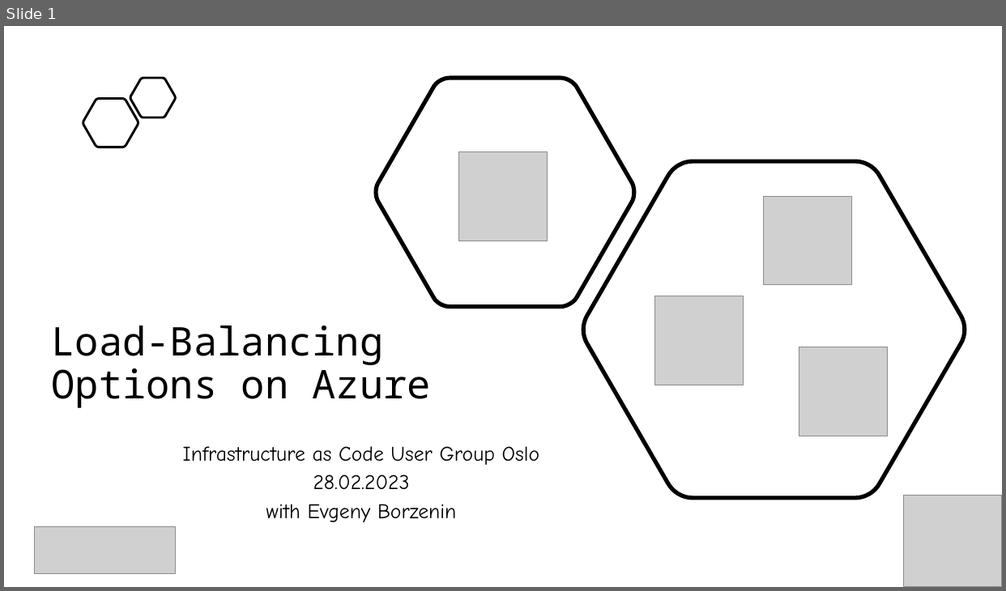
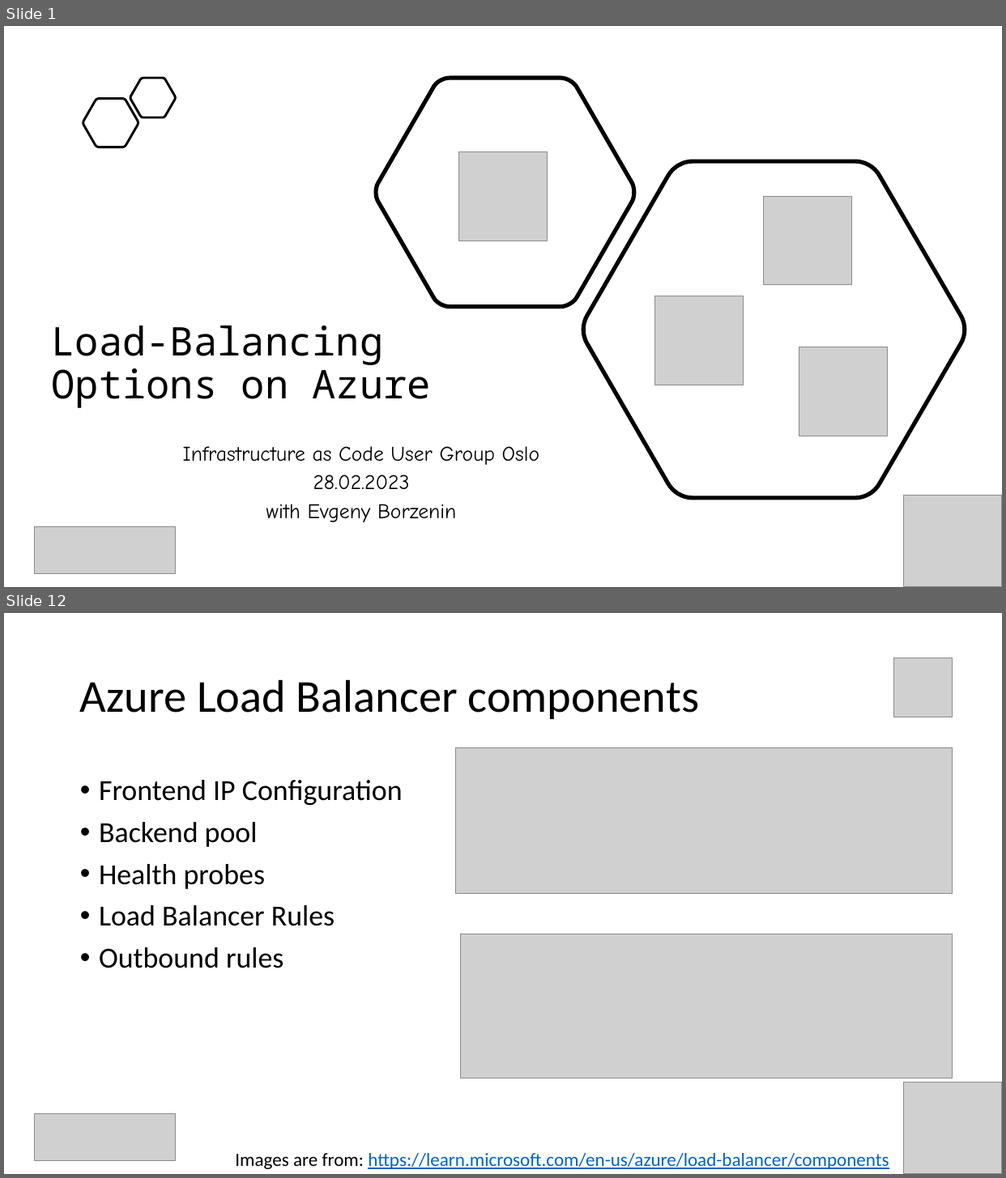
Before and after one commit to evgenyb/iac-workshops, a slide deck: azure-load-balancing-options/slides/azure-load-balancing-options.pptx. Shown one above the other, each under a label of ours: slide 1 before the commit, slides 1 and 12 after it; the slides between them are not shown. The pictures are 1006x591 and 1006x1178 pixels, drawn with LibreOffice and Linux fonts; fonts in the diff are those of the drawing; grey boxes stand for pictures. Boxes give left, top, right and bottom in pixels: in the first picture for what was removed or moved away, otherwise in the second. Text is boxed around its words. In the diff, an @@ line names an element or a change of style, - is before the commit and + after.

```diff
--- a/azure-load-balancing-options/slides/azure-load-balancing-options.pptx
+++ b/azure-load-balancing-options/slides/azure-load-balancing-options.pptx
@@ slide 12 added at [4, 613, 1002, 1174], background #FFFFFF @@
@@ picture added at [893, 658, 953, 717] @@
@@ title added at [80, 679, 699, 719], 44 pt, text #000000 @@
+Azure Load Balancer components
@@ picture added at [456, 747, 953, 894] @@
@@ text added at [99, 780, 403, 969], 28 pt, text #000000 @@
+• Frontend IP Configuration
+• Backend pool
+• Health probes
+• Load Balancer Rules
+• Outbound rules
@@ picture added at [461, 934, 953, 1079] @@
@@ picture added at [904, 1082, 1002, 1174] @@
@@ picture added at [35, 1114, 176, 1161] @@
@@ text added at [235, 1153, 889, 1169], 18 pt, text #0563C1, underline @@
+Images are from: https://learn.microsoft.com/en-us/azure/load-balancer/components
```
Also in this commit, not shown: 3 slides changed, 18 other slides added.
